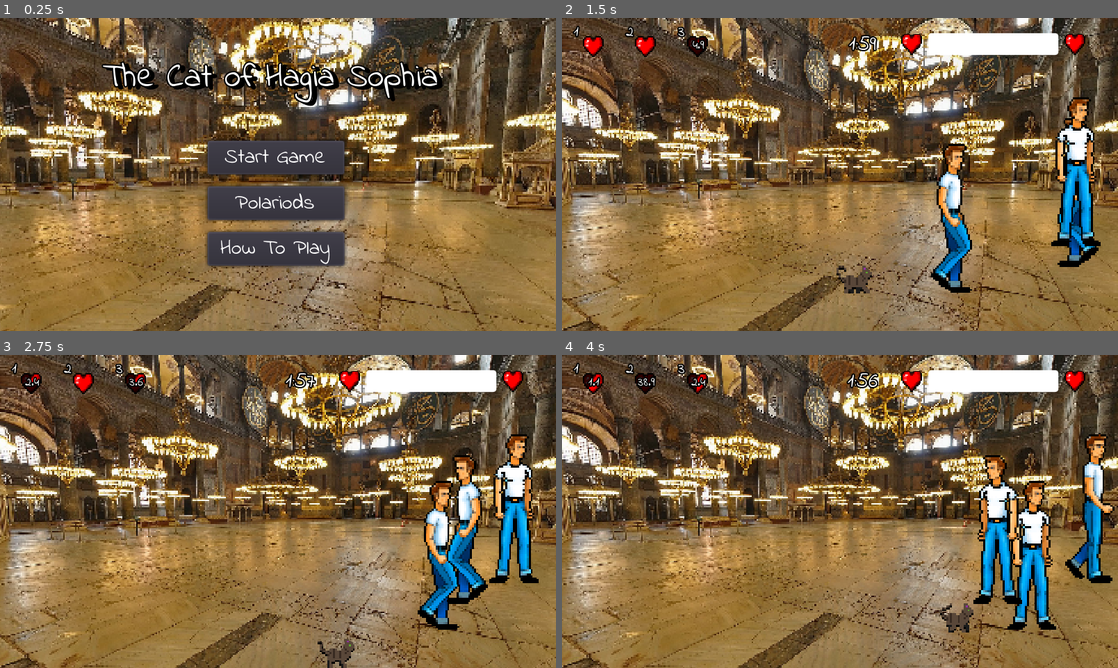
Above: before the commit, frames 1-4 (two rows, left to right).
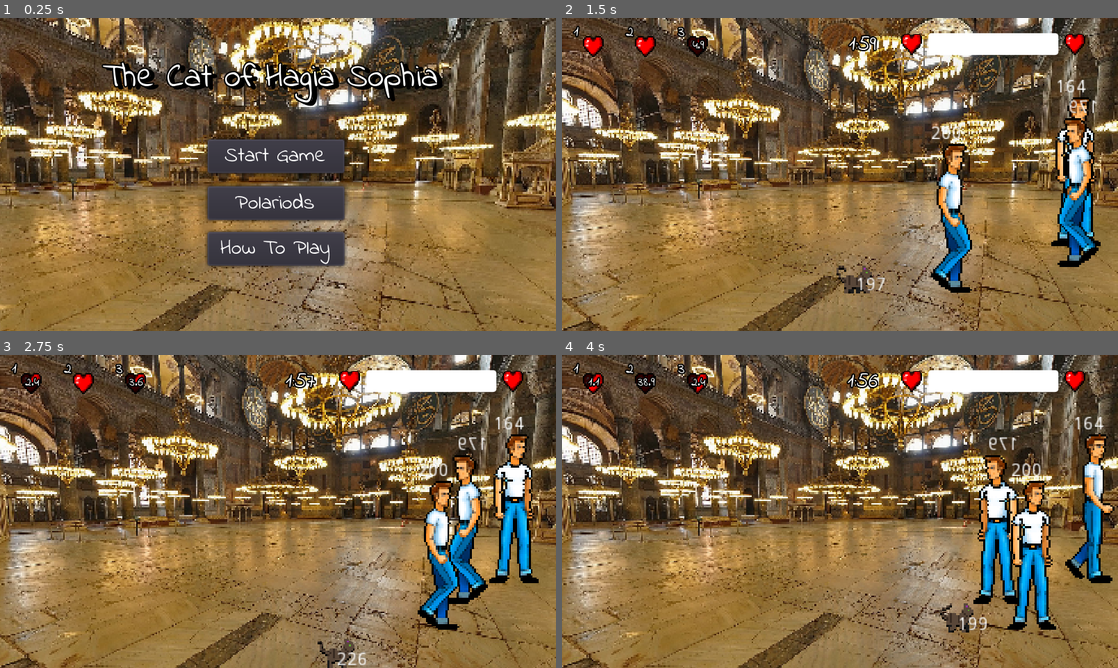
Above: after the commit, the same moments.

Repository: Frozander/BAUGamejam2021
Game: Godot game, scene res://Scenes/TitleScreen.tscn
Two runs of this game, one before a commit and one after it. Both use one fixed random seed, a clock stepped at 60 frames per second and the inputs below. Sound files missing from this copy of the repository are replaced by a short silence.
Inputs:
- Up to frame 1 (0.25 s): no input
- Up to frame 2 (1.5 s): click "Start Game" at 0.5 s; tap Enter at 1.25 s; hold Right (ui_right) from 1.28 s (still down); tap 3 (leave) at 1.35 s
- Up to frame 3 (2.75 s): tap Space (ui_select) at 1.52, 2.27 s; release Right (ui_right) at 2.03 s; hold Down (ui_down) from 2.03 s (still down); tap 1 (meow) at 2.1 s
- Up to frame 4 (4 s): release Down (ui_down) at 2.78 s; hold Right (ui_right) 2.78-3.53 s; tap 2 (pose) at 2.85 s; hold Up (ui_up) from 3.53 s (still down); tap 3 (leave) at 3.6 s; tap Space (ui_select) at 3.77 s

The runs differ from the first frame. In frame 1, 0.5% of the frame differs, in the area x 37-62%, y 38-51%; in frame 2, 1.6%, in the area x 53-97%, y 19-88%; in frame 3, 0.4%; in frame 4, 0.5%.

Commit message:
z index issue fix

Diff:
--- a/Assets/Prefabs/Cat.tscn
+++ b/Assets/Prefabs/Cat.tscn
@@ -68,5 +68,12 @@
 [node name="CollisionShape2D" type="CollisionShape2D" parent="."]
 position = Vector2( 0.210224, 10.6163 )
 shape = SubResource( 4 )
+
+[node name="Label" type="Label" parent="."]
+margin_right = 40.0
+margin_bottom = 14.0
+__meta__ = {
+"_edit_use_anchors_": false
+}
 [connection signal="area_entered" from="." to="." method="_on_Cat_area_entered"]
 [connection signal="finished" from="AudioStreamPlayer" to="." method="_on_AudioStreamPlayer_finished"]
--- a/Assets/Prefabs/Person.tscn
+++ b/Assets/Prefabs/Person.tscn
@@ -112,5 +112,15 @@
 [node name="CollisionShape2D" type="CollisionShape2D" parent="PersonBody"]
 position = Vector2( -0.66819, 53.4539 )
 shape = SubResource( 18 )
+
+[node name="Label" type="Label" parent="."]
+margin_left = -16.764
+margin_top = -67.8201
+margin_right = 21.236
+margin_bottom = -53.8201
+text = "sad"
+__meta__ = {
+"_edit_use_anchors_": false
+}
 [connection signal="area_entered" from="." to="." method="_on_Person_area_entered"]
 [connection signal="area_entered" from="PersonPetZone" to="." method="_on_PetZone_area_entered"]
--- a/Assets/Scripts/Cat.gd
+++ b/Assets/Scripts/Cat.gd
@@ -77,7 +77,8 @@
 			$Particles2D.set_texture(broken_heart)
 
 	self.position += mov
-	self.z_index = $CollisionShape2D.position.y
+	self.z_index = $CatBody.global_position.y
+	$Label.text = String(self.z_index)
 
 func play_audio(stream = meow):
 	if !is_playing_audio:
--- a/Assets/Scripts/Person.gd
+++ b/Assets/Scripts/Person.gd
@@ -50,6 +50,10 @@
 			self.position += movement
 			self.scale = Vector2(direction, 1)
 
+		#50 needen becouse person's center not real center look 2d :/
+		self.z_index = $PersonBody.global_position.y + 50
+		$Label.text = String(self.z_index)
+
 		if not self.cat:
 			return
 
@@ -63,7 +67,7 @@
 			else:
 				go_to_cat()
 
-		self.z_index = $PersonBody.global_position.y
+
 
 
 func calc_move():
--- a/Scenes/TitleScreen.tscn
+++ b/Scenes/TitleScreen.tscn
@@ -21,11 +21,6 @@
 # Called every frame. 'delta' is the elapsed time since the previous frame.
 #func _process(delta):
 #	pass
-
-
-func _on_StartGameButton_pressed():
-	Global.start_game()
-	get_tree().change_scene(\"res://Scenes/Game.tscn\")
 "
 
 [sub_resource type="DynamicFont" id=2]
@@ -68,10 +63,11 @@
 
 [node name="StartGameButton" parent="." instance=ExtResource( 2 )]
 margin_left = 158.176
-margin_top = 93.8642
+margin_top = 93.2696
 margin_right = 263.176
-margin_bottom = 119.865
+margin_bottom = 119.27
 rect_pivot_offset = Vector2( 52.5, 13 )
+load_scene_on_click = true
 scene_to_load = "res://Scenes/Game.tscn"
 label = "Start Game"
 
@@ -94,4 +90,3 @@
 load_scene_on_click = true
 scene_to_load = "res://Scenes/HowToPlay.tscn"
 label = "How To Play"
-[connection signal="pressed" from="StartGameButton" to="." method="_on_StartGameButton_pressed"]
